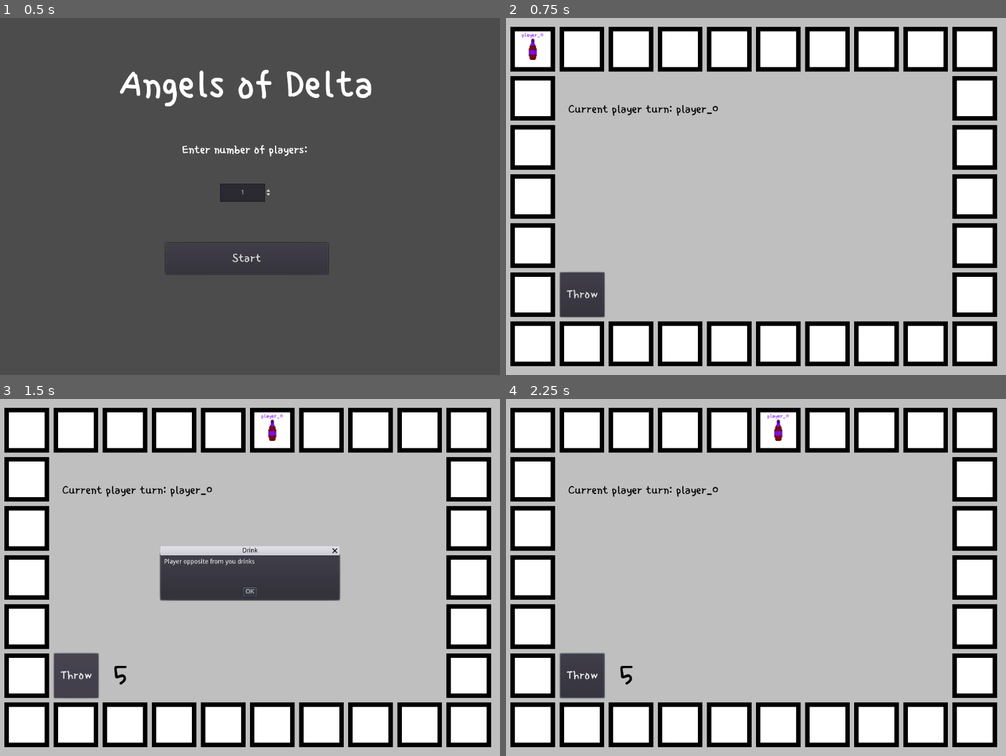
Above: before the commit, frames 1-4 (two rows, left to right).
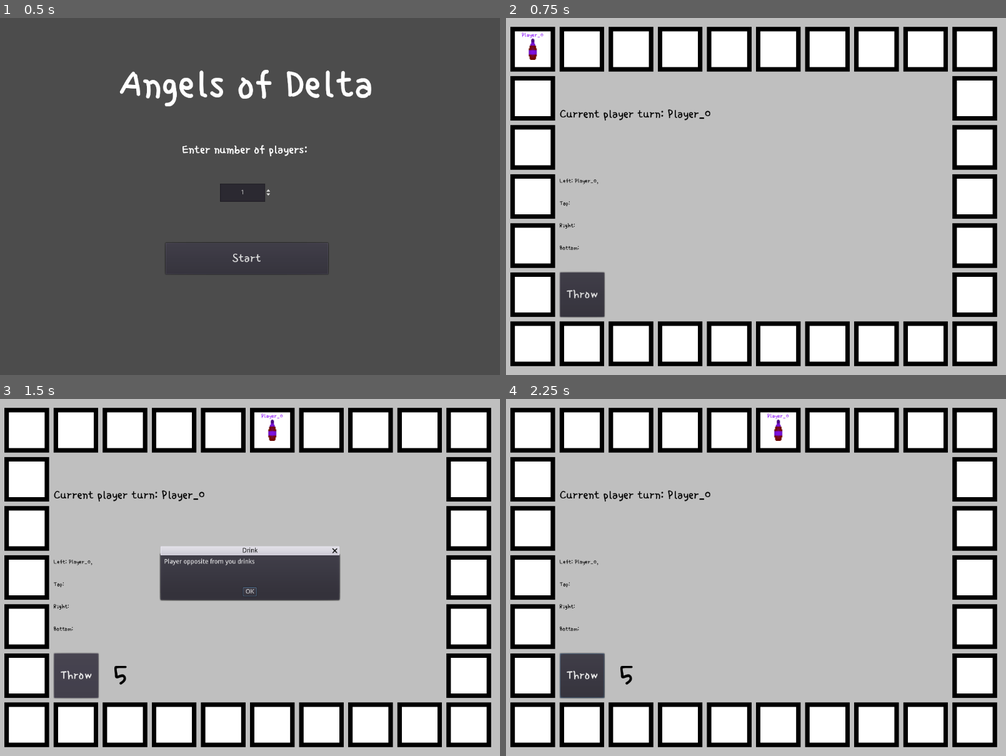
Above: after the commit, the same moments.

Repository: askoki160/angels-of-delta
Game: Godot game, scene res://StartScene.tscn
The game is run twice, just before and just after one commit, with the same random seed, the same clock (stepped at 60 frames per second) and the same inputs.
Inputs:
- Up to frame 1 (0.5 s): no input
- Up to frame 2 (0.75 s): click "Start" at 0.5 s
- Up to frame 3 (1.5 s): click "Throw" at 1.25 s
- Up to frame 4 (2.25 s): click "Start" at 2 s

Frame 1 is identical in both runs. In frame 2, 0.6% of the frame differs, in the area x 3-43%, y 4-65%; in frame 3, 0.6%, in the area x 10-53%, y 4-65%; in frame 4, 0.6%.

Commit message:
Added player starting position legend

Diff:
--- a/Global.gd
+++ b/Global.gd
@@ -3,6 +3,8 @@
 # default number of players
 var players = 1
 var current_scene = null
+
+var sitting_positions = 4
 
 var fields: Array
 var all_field_actions = [
--- a/MainScene.gd
+++ b/MainScene.gd
@@ -14,7 +14,18 @@
 	for i in range(global_vars.players):
 		var Player = load("res://Player.tscn")
 		var player_instance = Player.instance()
-		player_instance.set_name("player_" + str(i))
+		var player_name = "Player_" + str(i)
+		player_instance.set_name(player_name)
+		var player_sitting_position = i % global_vars.sitting_positions
+		match (player_sitting_position):
+			0:
+				$PlayerPositionLegend.get_node("Left").text += player_name + ", "
+			1:
+				$PlayerPositionLegend.get_node("Top").text += player_name + ", "
+			2:
+				$PlayerPositionLegend.get_node("Right").text += player_name + ", "
+			3:
+				$PlayerPositionLegend.get_node("Bottom").text += player_name + ", "
 		# connect all field instances
 		player_instance.connect("ended_turn", self, "_on_end_turn")
 		state.add_player(player_instance)
--- a/MainScene.tscn
+++ b/MainScene.tscn
@@ -1,7 +1,8 @@
-[gd_scene load_steps=4 format=2]
+[gd_scene load_steps=5 format=2]
 
 [ext_resource path="res://assets/fonts/single_day_dynamic.tres" type="DynamicFont" id=1]
 [ext_resource path="res://DiceScene.tscn" type="PackedScene" id=2]
+[ext_resource path="res://PlayerPositionLegend.tscn" type="PackedScene" id=3]
 [ext_resource path="res://MainScene.gd" type="Script" id=4]
 
 [node name="RootNode" type="Node2D"]
@@ -15,17 +16,20 @@
 "_edit_use_anchors_": false
 }
 
-[node name="Dice" parent="." instance=ExtResource( 2 )]
-position = Vector2( 120, 570 )
-
 [node name="CurrentPlayerTurn" type="Label" parent="."]
 modulate = Color( 0, 0, 0, 1 )
-margin_left = 139.132
-margin_top = 188.73
-margin_right = 452.132
-margin_bottom = 297.73
+margin_left = 120.0
+margin_top = 200.0
+margin_right = 433.0
+margin_bottom = 309.0
 custom_fonts/font = ExtResource( 1 )
 __meta__ = {
 "_edit_use_anchors_": false
 }
+
+[node name="PlayerPositionLegend" parent="." instance=ExtResource( 3 )]
+position = Vector2( 120, 340 )
+
+[node name="Dice" parent="." instance=ExtResource( 2 )]
+position = Vector2( 120, 570 )
 [connection signal="dice_thrown" from="Dice" to="." method="_on_Dice_dice_thrown"]
--- /dev/null
+++ b/PlayerPositionLegend.tscn
@@ -0,0 +1,52 @@
+[gd_scene load_steps=2 format=2]
+
+[ext_resource path="res://assets/fonts/single_day_small.tres" type="DynamicFont" id=1]
+
+[node name="PlayerPositionLegend" type="Node2D"]
+
+[node name="Left" type="Label" parent="."]
+modulate = Color( 0, 0, 0, 1 )
+margin_right = 200.0
+margin_bottom = 50.0
+custom_fonts/font = ExtResource( 1 )
+text = "Left: "
+valign = 1
+__meta__ = {
+"_edit_use_anchors_": false
+}
+
+[node name="Top" type="Label" parent="."]
+modulate = Color( 0, 0, 0, 1 )
+margin_top = 50.0
+margin_right = 200.0
+margin_bottom = 100.0
+custom_fonts/font = ExtResource( 1 )
+text = "Top:"
+valign = 1
+__meta__ = {
+"_edit_use_anchors_": false
+}
+
+[node name="Right" type="Label" parent="."]
+modulate = Color( 0, 0, 0, 1 )
+margin_top = 100.0
+margin_right = 200.0
+margin_bottom = 150.0
+custom_fonts/font = ExtResource( 1 )
+text = "Right:"
+valign = 1
+__meta__ = {
+"_edit_use_anchors_": false
+}
+
+[node name="Bottom" type="Label" parent="."]
+modulate = Color( 0, 0, 0, 1 )
+margin_top = 150.0
+margin_right = 200.0
+margin_bottom = 200.0
+custom_fonts/font = ExtResource( 1 )
+text = "Bottom:"
+valign = 1
+__meta__ = {
+"_edit_use_anchors_": false
+}
